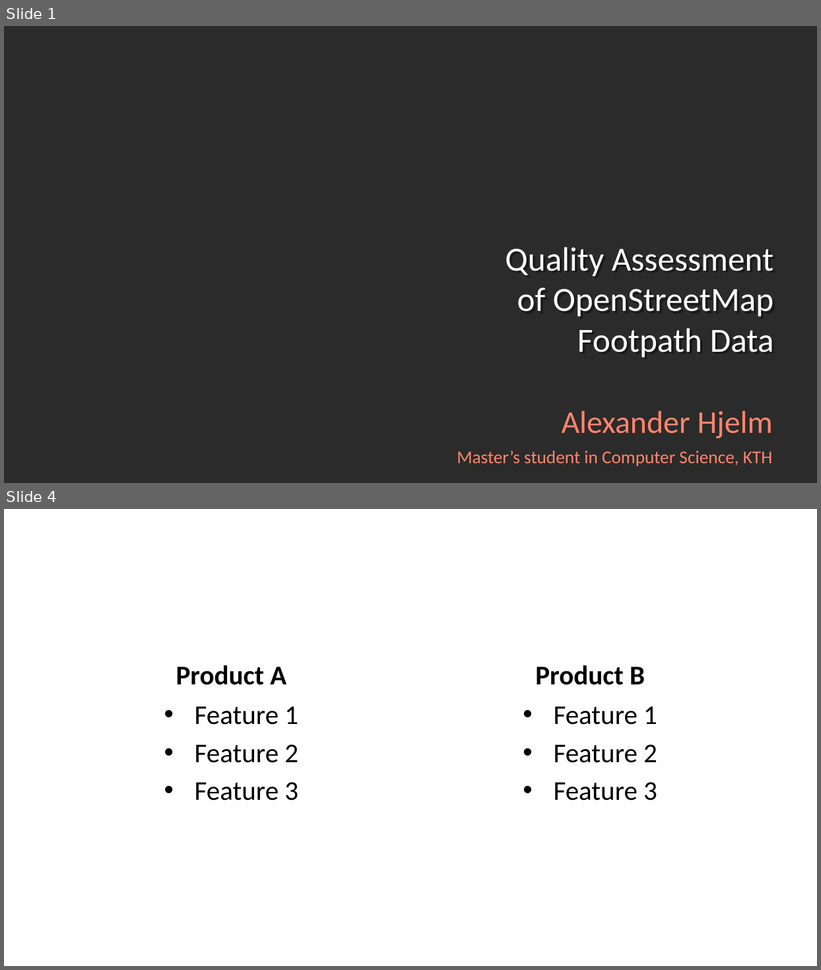
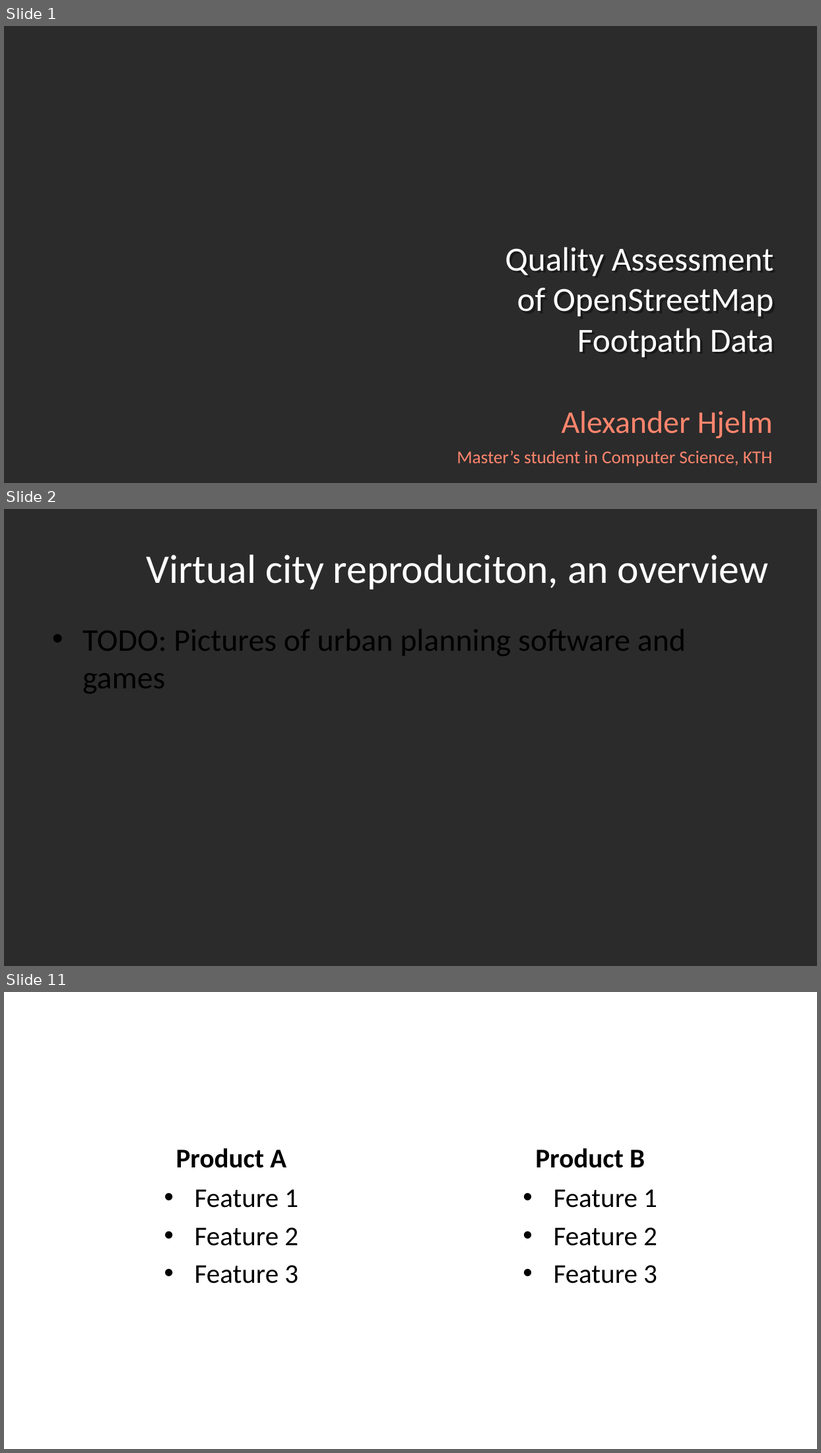
Before and after one commit to Alexander-Hjelm/footpath-planning, a slide deck: presentation/presentation.odp. Shown one above the other, each under a label of ours: slides 1 and 4 before the commit, slides 1, 2 and 11 after it; the slides between them are not shown. The pictures are 821x970 and 821x1453 pixels, drawn with LibreOffice and Linux fonts; fonts in the diff are those of the drawing; background and template pictures are left out; a plain dark background stands for a picture behind light text. Boxes give left, top, right and bottom in pixels: in the first picture for what was removed or moved away, otherwise in the second. Text is boxed around its words. In the diff, an @@ line names an element or a change of style, - is before the commit and + after.

```diff
--- a/presentation/presentation.odp
+++ b/presentation/presentation.odp
@@ slide 2 added at bbox=[4, 509, 817, 966], background picture (left out) @@
@@ title added at bbox=[146, 555, 768, 590], 36 pt, text #FFFFFF @@
+Virtual city reproduciton, an overview
@@ text added at bbox=[83, 629, 686, 694], 28 pt, text #000000 @@
+• TODO: Pictures of urban planning software and games
@@ what was slide 4 is now slide 11 @@
```
Also in this commit, not shown: 8 other slides added, 2 slides removed, 2 other files.
